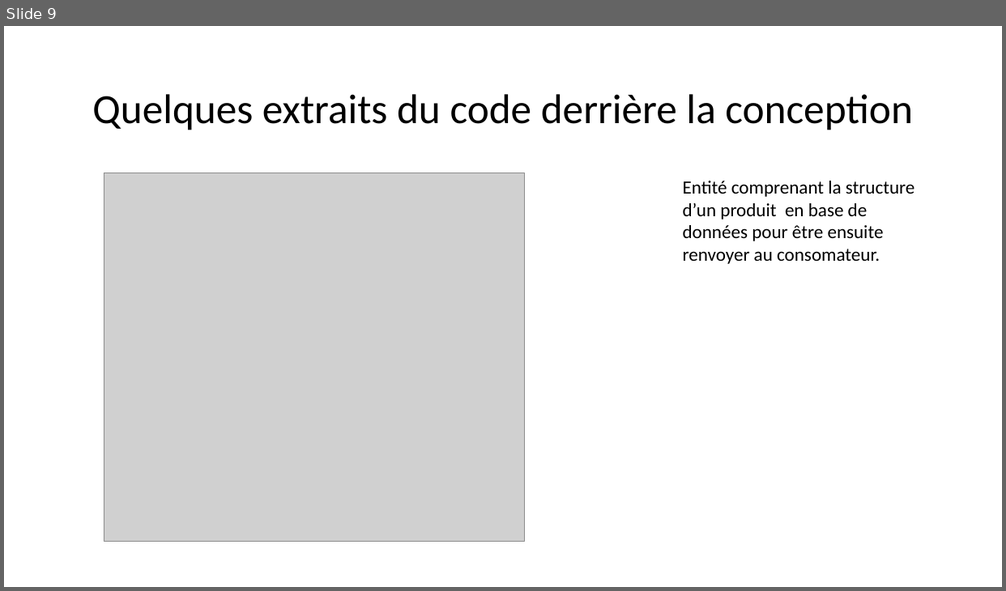
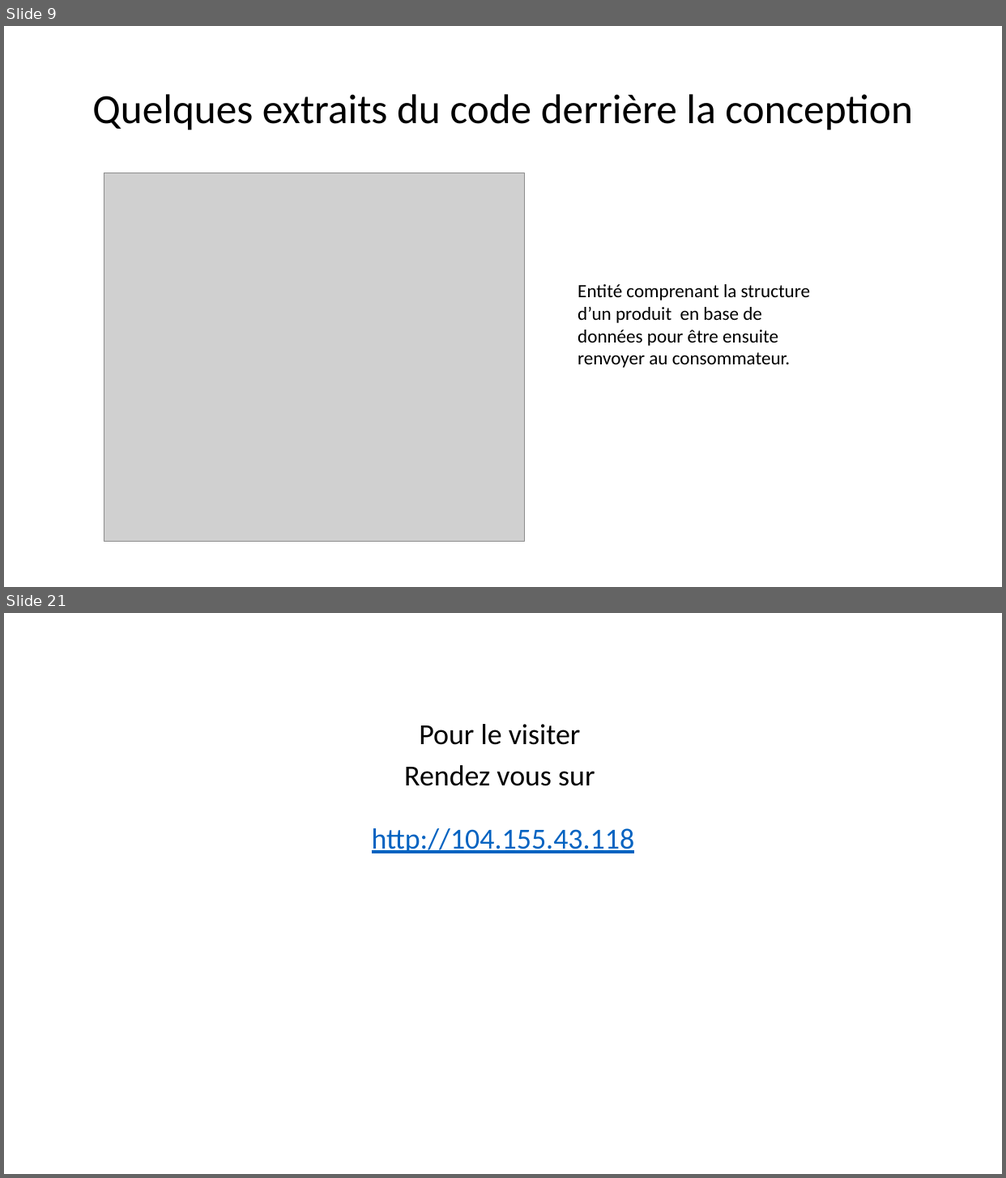
Before and after one commit to Soosuukee/shopcartfinal, a slide deck: SHOPCART.pptx. Shown one above the other, each under a label of ours: slide 9 before the commit, slides 9 and 21 after it; the slides between them are not shown. The pictures are 1006x591 and 1006x1178 pixels, drawn with LibreOffice and Linux fonts; fonts in the diff are those of the drawing; grey boxes stand for pictures. Boxes give left, top, right and bottom in pixels: in the first picture for what was removed or moved away, otherwise in the second. Text is boxed around its words. In the diff, an @@ line names an element or a change of style, - is before the commit and + after.

```diff
--- a/SHOPCART.pptx
+++ b/SHOPCART.pptx
@@ slide 21 added at (x1=4, y1=613, x2=1002, y2=1174), background #FFFFFF @@
@@ text added at (x1=372, y1=724, x2=635, y2=854), 28 pt, text #000000 @@
+Pour le visiter
+Rendez vous sur
+http://104.155.43.118
@@ slide 9 changed as well @@
@@ text at (x1=577, y1=284, x2=810, y2=368): text changed @@
-Entité comprenant la structure d’un produit en base de données pour être ensuite renvoyer au consomateur.
+Entité comprenant la structure d’un produit en base de données pour être ensuite renvoyer au consommateur.
```
Also in this commit, not shown: 11 other slides added, 45 other files.
